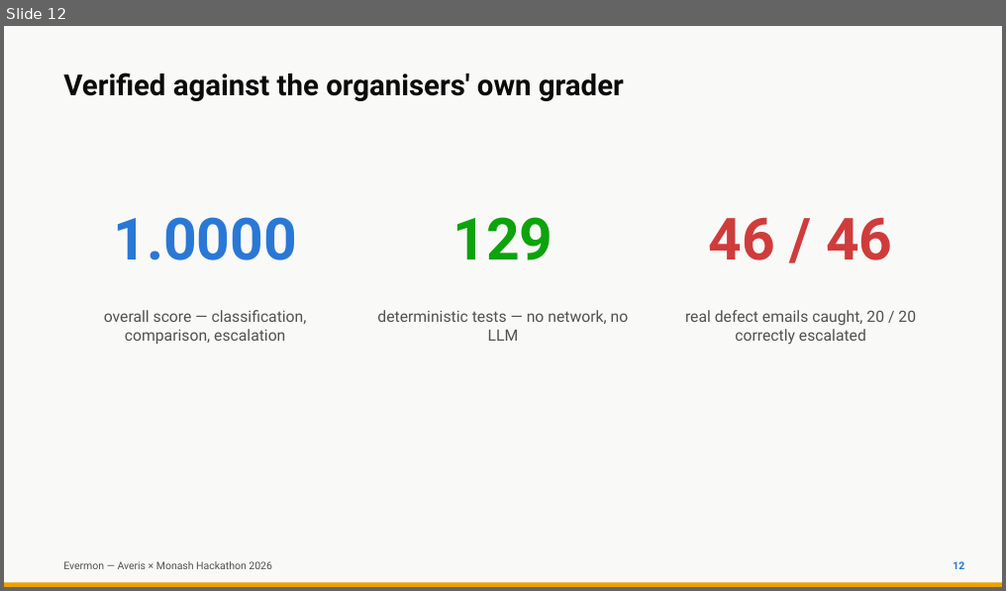
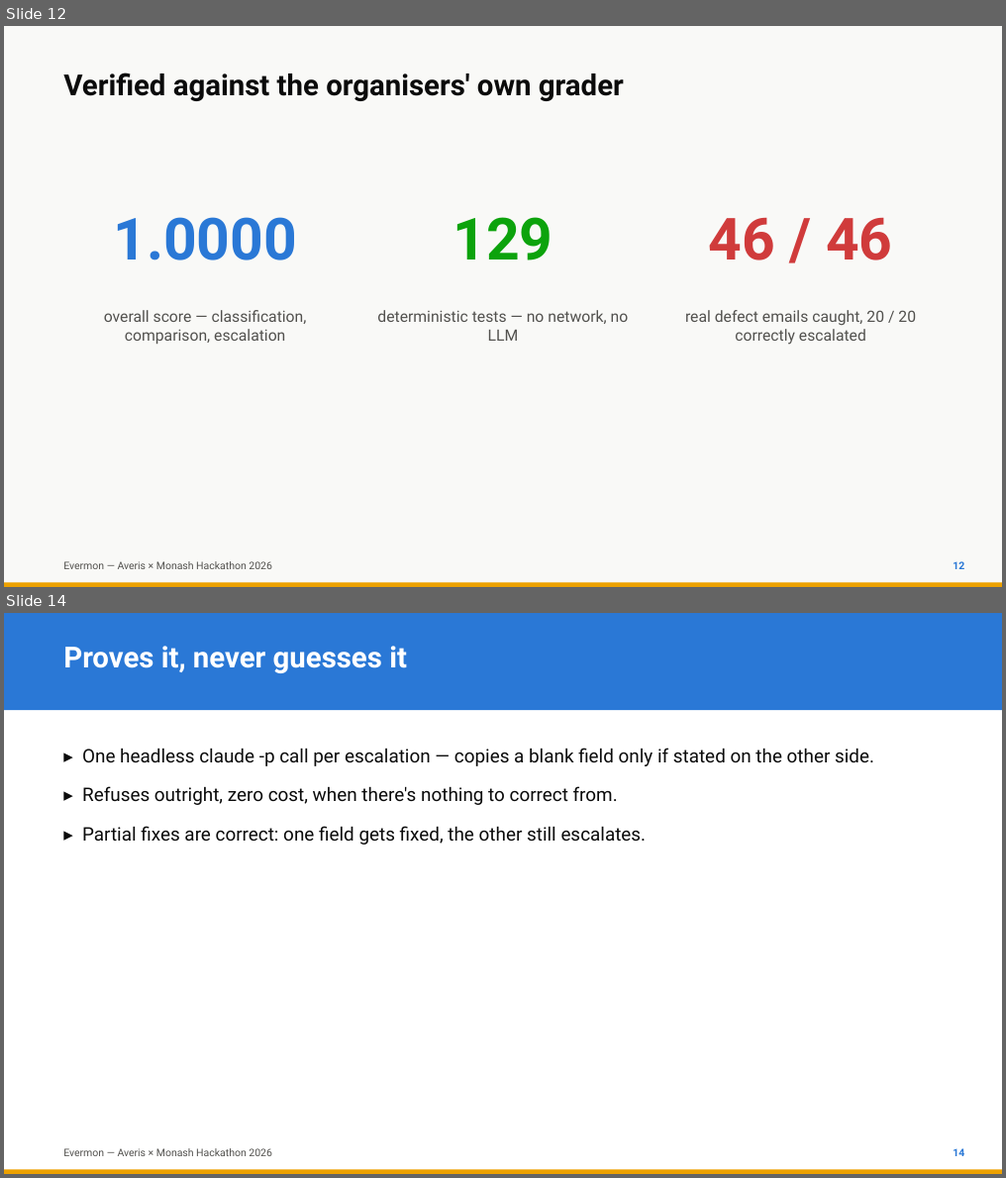
Before and after one commit to ponli550/Evermon, a slide deck: docs/AverisMonash2026.pptx. Shown one above the other, each under a label of ours: slide 12 before the commit, slides 12 and 14 after it; the slides between them are not shown. The pictures are 1006x591 and 1006x1178 pixels, drawn with LibreOffice and Linux fonts; fonts in the diff are those of the drawing. Boxes give left, top, right and bottom in pixels: in the first picture for what was removed or moved away, otherwise in the second. Text is boxed around its words. In the diff, an @@ line names an element or a change of style, - is before the commit and + after.

Commit message:
feature: AI-assisted escalation fix, scoped to what it can prove
The competition rules require AI as "a key component" -- dock/'s pipeline
is deliberately rule-based with zero LLM usage, which was correct against
the dataset docs (AI called optional there) but conflicts with the actual
rules, which make it mandatory. watch/ai_fix.py is the real integration,
not a decorative one.

Scope, deliberately narrow: for a NEEDS_REVIEW email whose reason is
missing_value, one headless `claude -p` call reads the SI and BL together
and copies a blank field's value over ONLY when the counterpart document
already states it -- the same completion a human reviewer would make,
never inferred or invented. wrong_doc_type/missing_attachment/unreadable
have no text to correct from and are refused outright, zero API calls
made. A partial fix is correct behavior, not a bug: email_517 has two
blank fields, one recoverable and one genuinely blank on both sides --
verified it fixes the first and still escalates the second, rather than
forcing a false resolution.

Verified end to end against three real designed cases (email_516, 517,
519): correct value found and confirmed against the source documents by
hand, patched attachment re-triages through the real dock.pipeline.decide()
to a clean or correctly-partial result. Wired into watch-ctl (`aifix`) and
the panel (`a` on a flagged row), same synthetic-email/-fix convention as
resend.py so delete_email.py's cleanup covers these too.

Also updates docs/DOCUMENTATION.md and the pitch deck with a real AI
Integration section -- this was previously undocumented and unmentioned
anywhere a judge would look.

```diff
--- a/docs/AverisMonash2026.pptx
+++ b/docs/AverisMonash2026.pptx
@@ slide 14 added at [4,613,1002,1174], background #FFFFFF @@
@@ rectangle added at [4,613,1002,710], fill #2A78D6 @@
@@ text added at [63,646,407,673], 28 pt, text #FFFFFF, bold @@
+Proves it, never guesses it
@@ text added at [82,748,874,845], 18 pt, text #0B0B0B @@
+▸ One headless claude -p call per escalation — copies a blank field only if stated on the other side.
+▸ Refuses outright, zero cost, when there's nothing to correct from.
+▸ Partial fixes are correct: one field gets fixed, the other still escalates.
@@ rectangle added at [4,1170,1002,1174], fill #EDA100 @@
@@ text added at [63,1149,272,1157], 10 pt, text #52514E @@
+Evermon — Averis × Monash Hackathon 2026
@@ text added at [952,1149,964,1157], 10 pt, text #2A78D6, bold @@
+14
```
Also in this commit, not shown: 9 slides changed, 1 other slide added, 7 other files.
